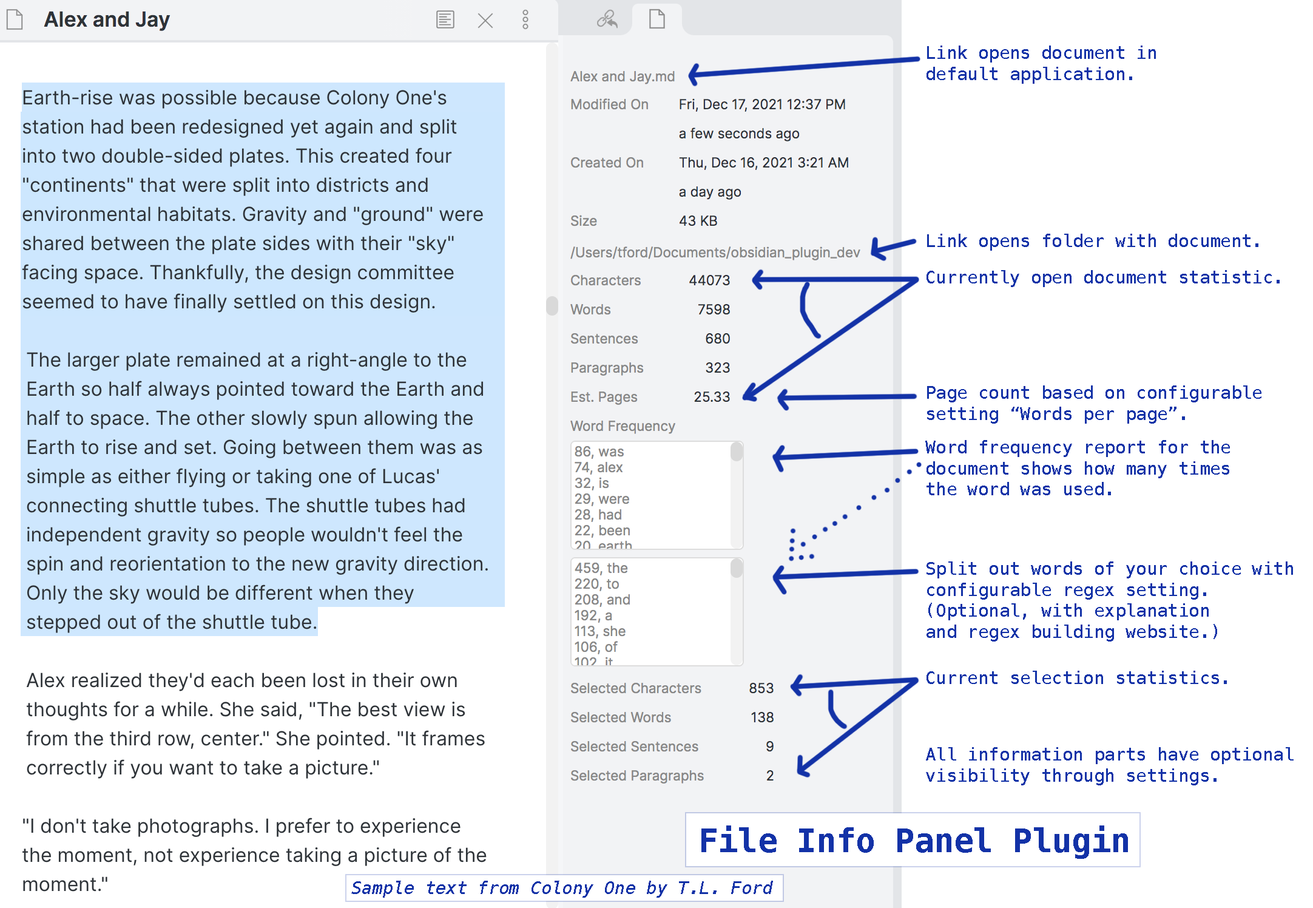
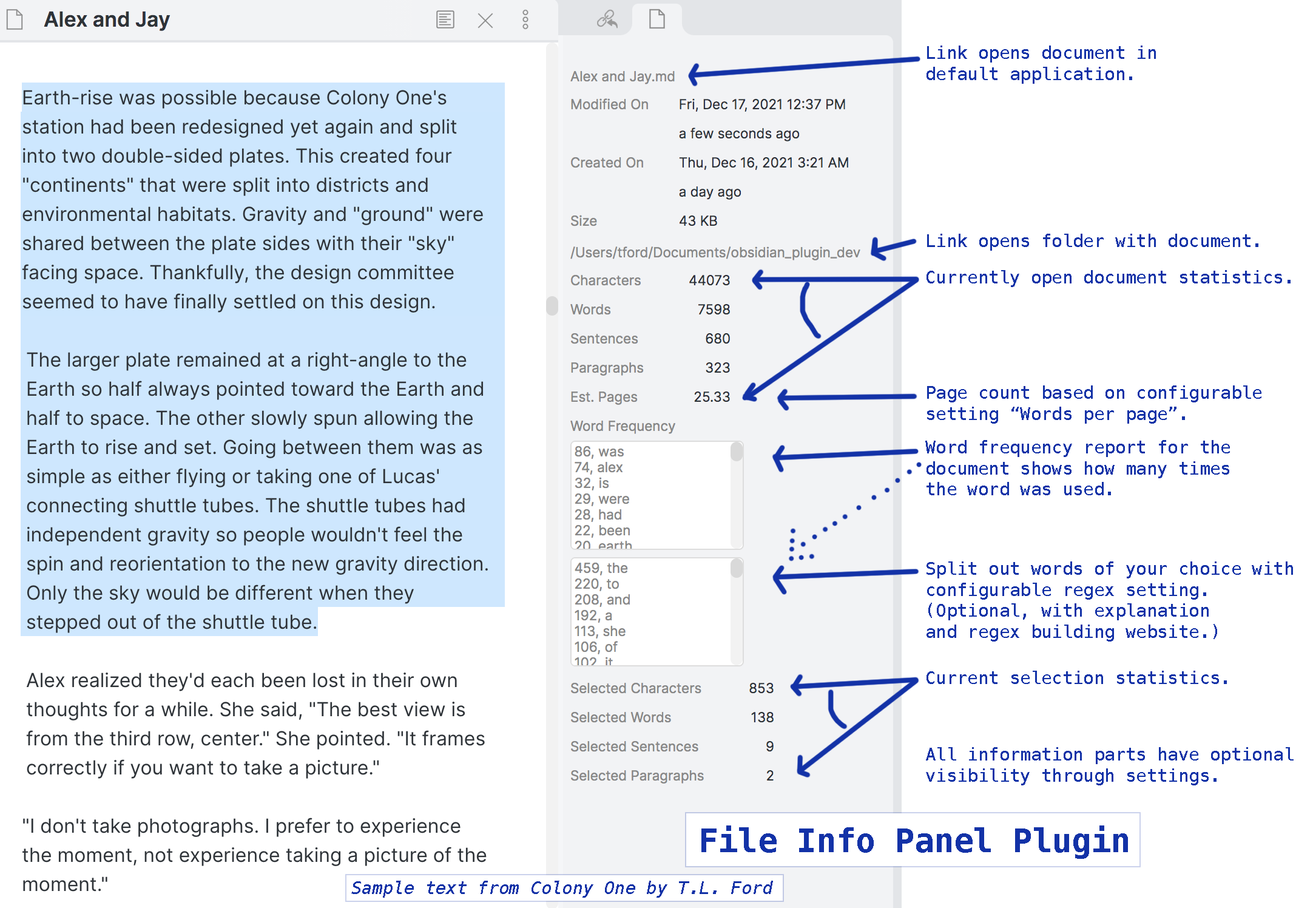
Two versions of the same layered image (1313 × 908). Layer-by-layer changes:
renamed "Currently open document statistic." to "Currently open document statistics.", painted on it over [1274, 273, 1291, 284]
